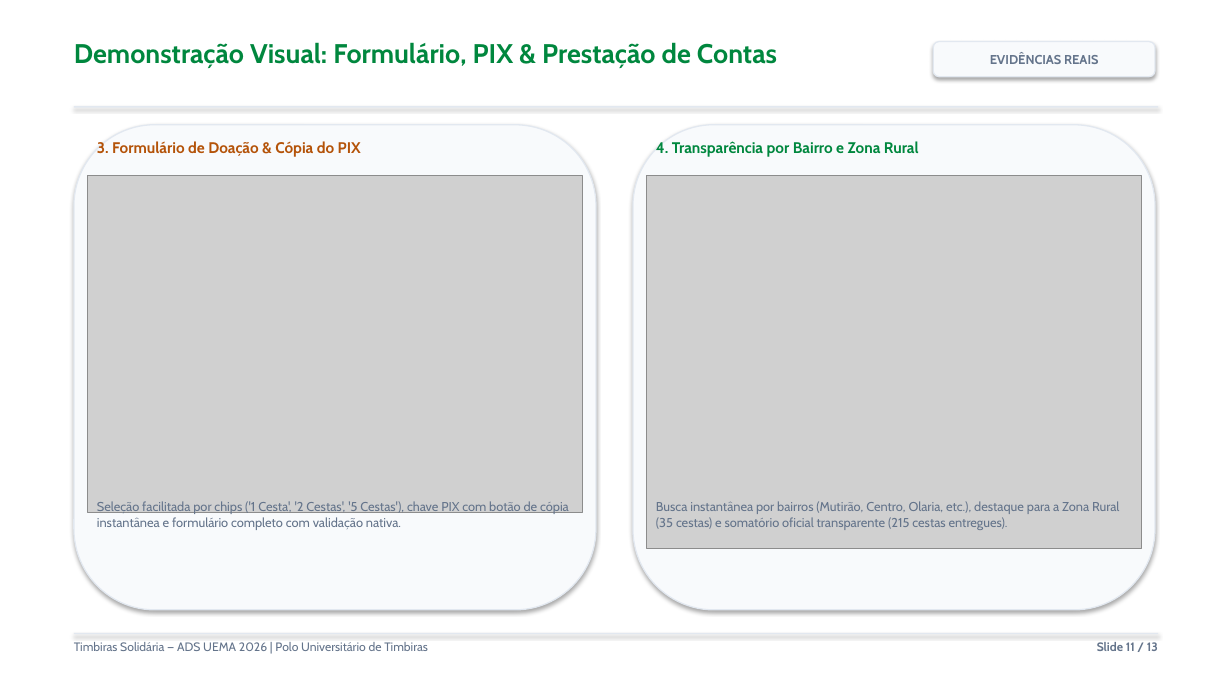
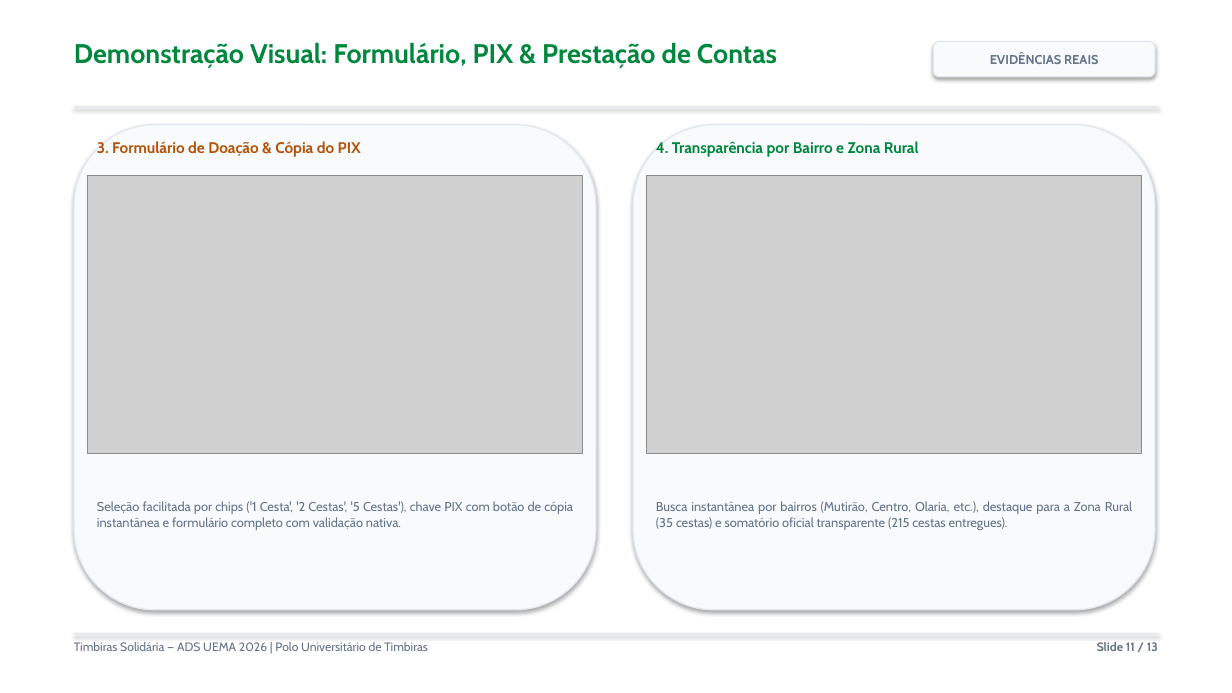
Before and after one commit to ambersonrogers/timbiras-solidaria, a slide deck: slide 11 of public/Relatorio_Atividade_2_Slides.pptx. Drawn at 1232x693 pixels with LibreOffice and Linux fonts; fonts in the diff are those of the drawing; grey boxes stand for pictures. Boxes give left, top, right and bottom in pixels: in the first picture for what was removed or moved away, otherwise in the second. Text is boxed around its words. In the diff, an @@ line names an element or a change of style, - is before the commit and + after.

Commit message:
Relatorio_Atividade_2_Slides.pptx: apresentacao editavel em powerpoint com cabecalho institucional completo

```diff
--- a/public/Relatorio_Atividade_2_Slides.pptx
+++ b/public/Relatorio_Atividade_2_Slides.pptx
@@ picture: place and size @@
-picture at [88, 176, 582, 513]
+picture at [88, 176, 582, 454]
@@ picture: place and size @@
-picture at [647, 176, 1141, 548]
+picture at [647, 176, 1141, 454]
@@ text "Seleção facilitada por chips ('1 ..." at [97, 501, 573, 530]: alignment left to justified @@
@@ text "Busca instantânea por bairros (Mutirão, ..." at [656, 501, 1132, 530]: alignment left to justified @@
```
Also in this commit, not shown: 12 other slides changed, 1 other file.
